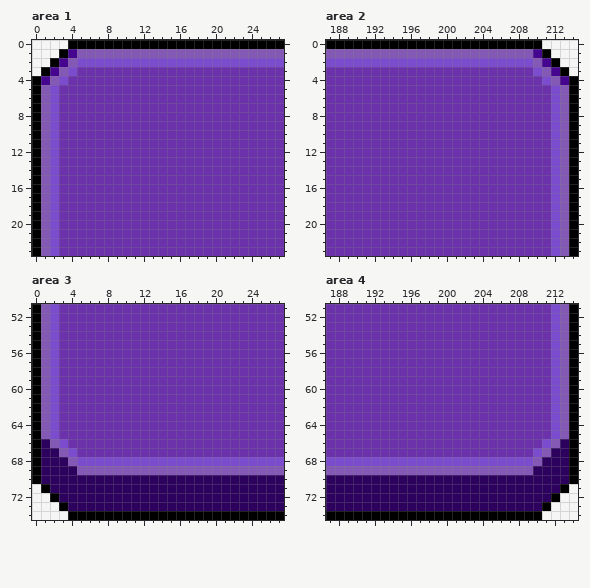
One commit to this pixel-art file: application/build/Sprites/Aseprite files/Quit-Button-Unpressed.aseprite. The picture above is the old version.
215x75 pixels, 1 frame. Colours within 5 levels of each other are drawn and written as one. Shown: area 1: x 0..27, y 0..23; area 2: x 187..214, y 0..23; area 3: x 0..27, y 51..74; area 4: x 187..214, y 51..74.
After:
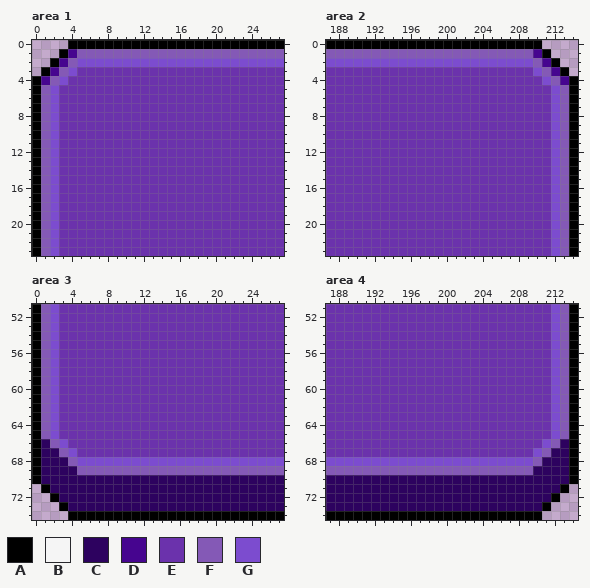
Palette (. is transparent): A #000000  B #f5f5f5  C #2d025f  D #46058f  E #6b32ac  F #8459b6  G #7c4ccf
Difference:
Area 1:
y 0: x 0..3 BBBB -> ....
y 1: x 0..2 BBB -> ...
y 2: x 0..1 BB -> ..
y 3: x 0 B -> .
Area 2:
y 0: x 211..214 BBBB -> ....
y 1: x 212..214 BBB -> ...
y 2: x 213..214 BB -> ..
y 3: x 214 B -> .
Area 3:
y 71: x 0 B -> .
y 72: x 0..1 BB -> ..
y 73: x 0..2 BBB -> ...
y 74: x 0..3 BBBB -> ....
Area 4:
y 71: x 214 B -> .
y 72: x 213..214 BB -> ..
y 73: x 212..214 BBB -> ...
y 74: x 211..214 BBBB -> ....
Changed places in both pictures, as pixel boxes (x1, y1, x2, y2):
erased: (32, 40, 68, 76)
erased: (542, 40, 578, 76)
erased: (32, 484, 68, 520)
erased: (542, 484, 578, 520)
